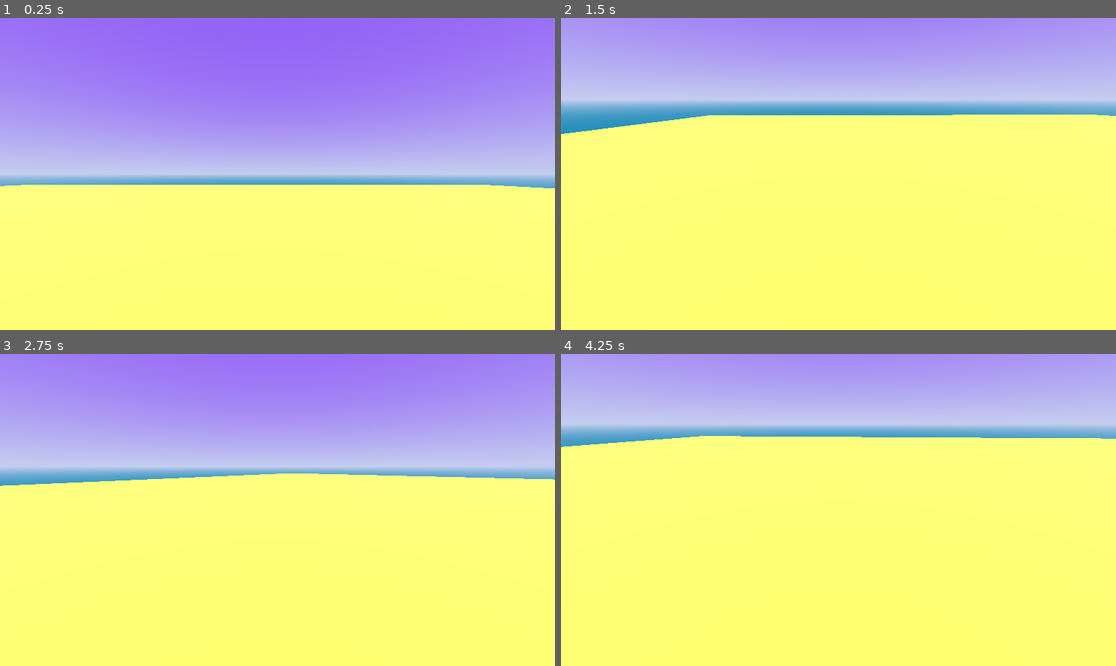
Above: before the commit, frames 1-4 (two rows, left to right).
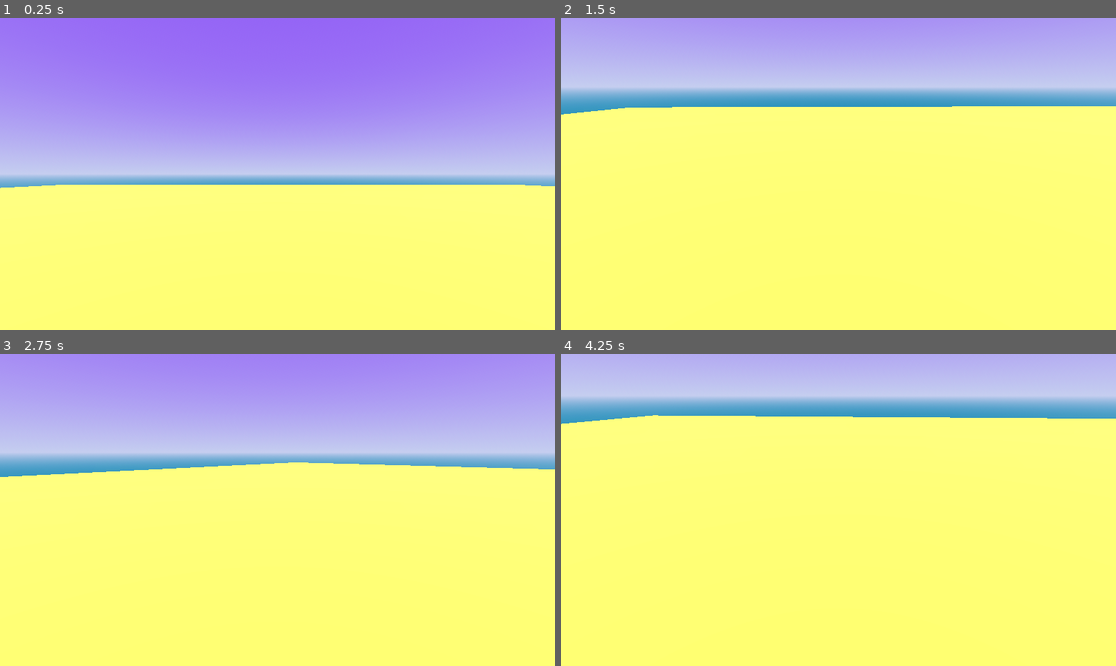
Above: after the commit, the same moments.

Repository: decibone/3DGameTest
Game: Godot game, scene res://level_1.tscn
Same seed, same stepped clock (60 frames per second), same inputs: the game is played once before the commit and once after it. The project has no main scene, so this scene is started directly.
Inputs (mouse positions are in pixels of both pictures, inside the frame that each line leads up to):
- Up to frame 1 (0.25 s): no input
- Up to frame 2 (1.5 s): move the mouse to (960, 158) at 0.52 s; hold D (right) 0.53-1.28 s; hold Shift (sprint) 0.53-1.28 s; click (960, 158) at 0.67 s; tap Space (jump) at 0.77 s; move the mouse to (810, 174) at 1.27 s; hold W (forward) from 1.28 s (still down); tap Shift (sprint) at 1.35 s
- Up to frame 3 (2.75 s): keep holding W (forward); tap Space (jump) at 1.52 s; move the mouse to (288, 503) at 2.02 s; hold Shift (sprint) from 2.03 s (still down)
- Up to frame 4 (4.25 s): keep holding W (forward); move the mouse to (832, 516) at 2.77 s; release Shift (sprint) at 2.78 s; tap Shift (sprint) at 2.85 s; tap Space (jump) at 3.02, 3.77 s; move the mouse to (877, 513) at 3.52 s; hold Shift (sprint) from 3.53 s (still down)

The runs differ from the first frame. In frame 1, 0.1% of the frame differs, in the area x 0-100%, y 53-55%; in frame 2, 9.0%; in frame 3, 7.8%; in frame 4, 24%, in the area x 0-100%, y 0-30%.

Commit message:
Sprinting

Diff:
--- a/level_1.tscn
+++ b/level_1.tscn
@@ -48,4 +48,4 @@
 shape = SubResource("BoxShape3D_0dl41")
 
 [node name="Player" parent="." instance=ExtResource("1_fmtga")]
-transform = Transform3D(1, 0, 0, 0, 1, 0, 0, 0, 1, 2.35113, 1.17759, 11.722)
+transform = Transform3D(1, 0, 0, 0, 1, 0, 0, 0, 1, -1.39615, 1.17759, 14.3009)
--- a/player.gd
+++ b/player.gd
@@ -3,6 +3,9 @@
 const SPEED = 5.0
 const SPRINT_MULTIPLIER = 2.0
 const JUMP_VELOCITY = 4.5
+const NORMAL_FOV = 70.0
+const SPRINT_FOV = 60.0
+const ZOOM_SPEED = 10.0
 
 # Get the gravity from the project settings to be synced with RigidBody nodes.
 var gravity = ProjectSettings.get_setting("physics/3d/default_gravity")
@@ -35,7 +38,8 @@
 	var direction = (neck.transform.basis * Vector3(input_dir.x, 0, input_dir.y)).normalized()
 
 	# Determine if the player is sprinting.
-	var is_sprinting = Input.is_action_pressed("sprint")
+	var is_moving = input_dir != Vector2.ZERO
+	var is_sprinting = Input.is_action_pressed("sprint") and is_moving
 
 	var current_speed = SPEED * (SPRINT_MULTIPLIER if is_sprinting else 1.0)
 
@@ -48,5 +52,11 @@
 
 	move_and_slide()
 
+	# Handle camera zoom when sprinting
+	if is_sprinting:
+		camera.fov = lerp(camera.fov, SPRINT_FOV, ZOOM_SPEED * delta)
+	else:
+		camera.fov = lerp(camera.fov, NORMAL_FOV, ZOOM_SPEED * delta)
+
 # Add this in your project settings to define the sprint action.
 # In Project -> Project Settings -> Input Map, add an action called "sprint" and bind it to the left shift key.
